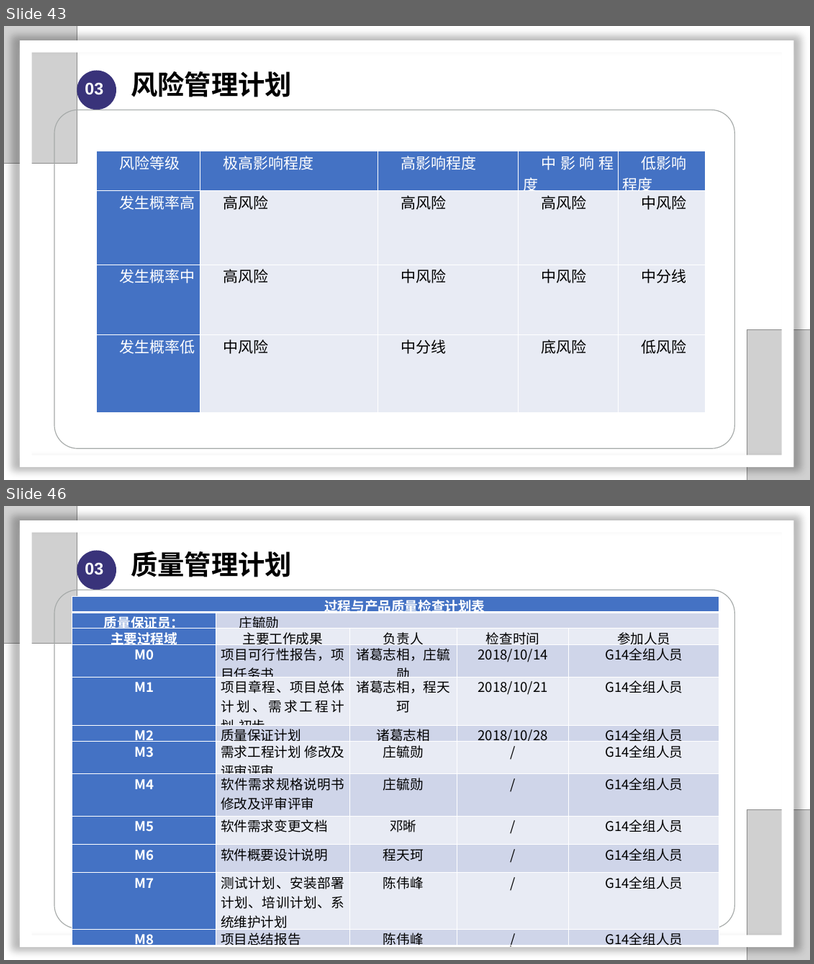
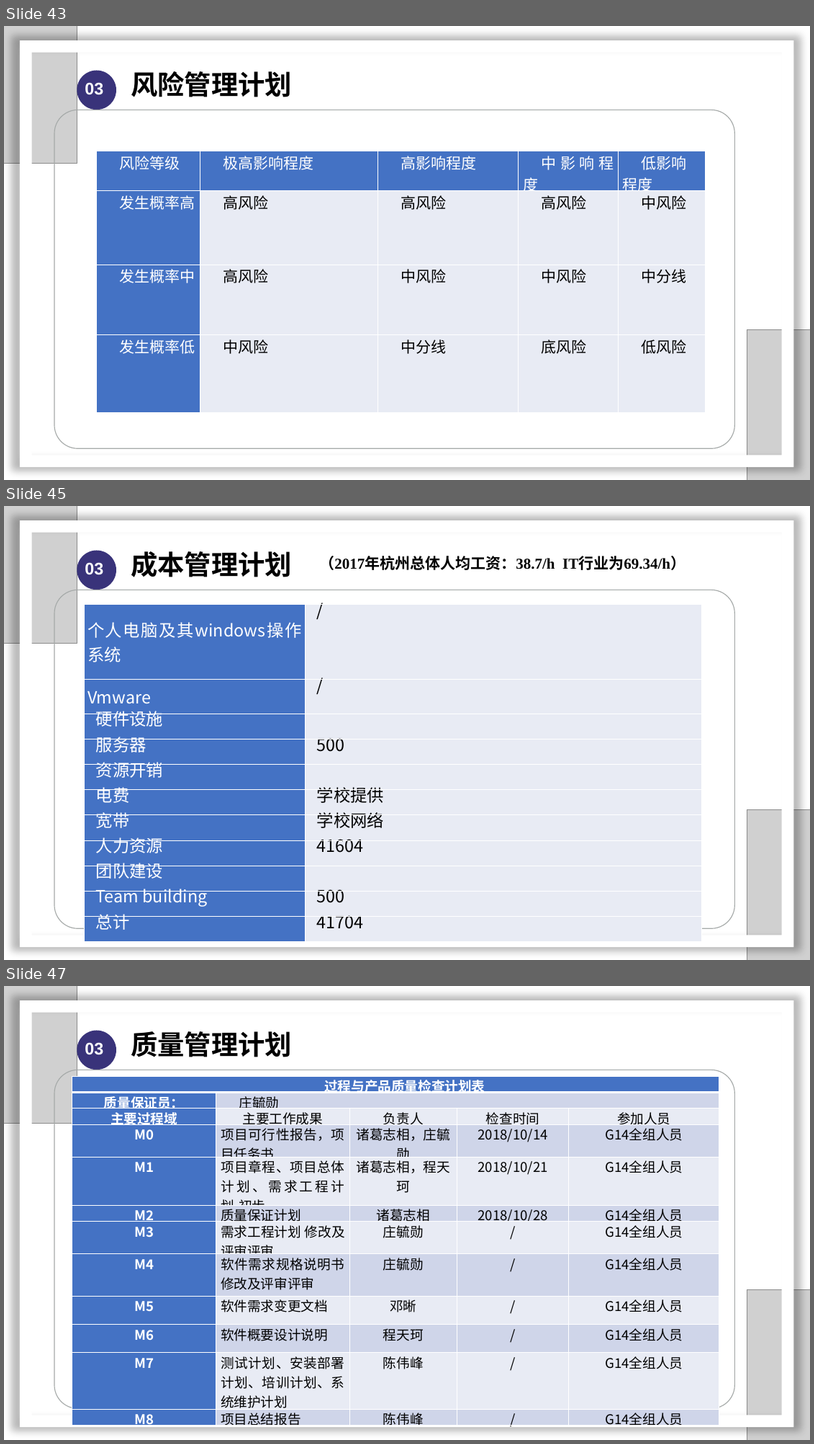
Before and after one commit to SarielX98/PRD2018G14, a slide deck: 受控文档/PPT/软件需求工程审核PPT.pptx. Shown one above the other, each under a label of ours: slides 43 and 46 before the commit, slides 43, 45 and 47 after it; the slides between them are not shown. The pictures are 814x964 and 814x1444 pixels, drawn with LibreOffice and Linux fonts; fonts in the diff are those of the drawing; grey boxes stand for pictures; background and template pictures are left out. Boxes give left, top, right and bottom in pixels: in the first picture for what was removed or moved away, otherwise in the second. Text is boxed around its words. In the diff, an @@ line names an element or a change of style, - is before the commit and + after.

```diff
--- a/受控文档/PPT/软件需求工程审核PPT.pptx
+++ b/受控文档/PPT/软件需求工程审核PPT.pptx
@@ slide 45 added at (4, 506, 810, 960), background #FFFFFF @@
@@ picture added at (4, 506, 77, 644) @@
@@ frame added at (20, 520, 794, 947), fill #FFFFFF @@
@@ ellipse added at (77, 550, 116, 590), fill #39337A @@
@@ text added at (85, 562, 103, 575), 20 pt, text #FFFFFF, bold @@
+03
@@ text added at (131, 551, 292, 577), 32 pt, text #000000, bold @@
+成本管理计划
@@ text added at (319, 556, 686, 570), 18 pt, text #000000, bold @@
+（2017年杭州总体人均工资：38.7/h IT行业为69.34/h）
@@ rounded rectangle added at (54, 590, 735, 928), outline #A6AAA9 1 pt @@
@@ table added at (84, 604, 702, 942), 11 rows, 2 columns @@
+个人电脑及其windows操作系统 | /
+Vmware | /
+硬件设施 | 
+服务器 | 500
+资源开销 | 
+电费 | 学校提供
+宽带 | 学校网络
+人力资源 | 41604
+团队建设 | 
+Team building | 500
+总计 | 41704
@@ picture added at (748, 809, 810, 960) @@
@@ what was slide 46 is now slide 47 @@
```
Also in this commit, not shown: 4 slides changed, 2 other files.
